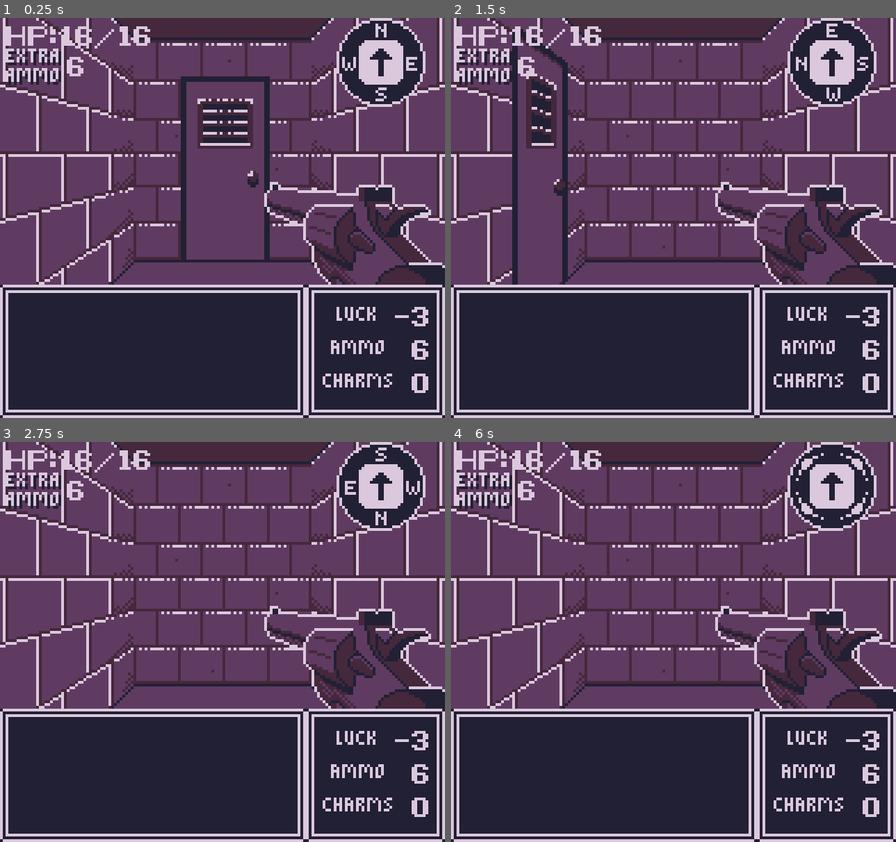
Above: before the commit, frames 1-4 (two rows, left to right).
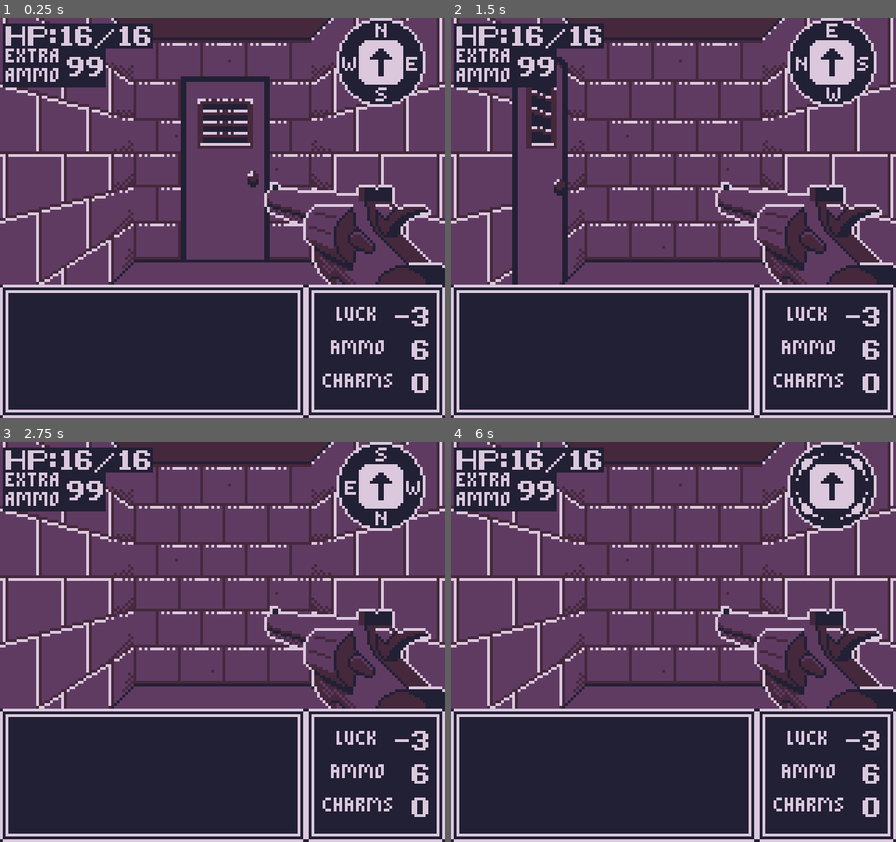
Above: after the commit, the same moments.

Repository: GartTheSkeleton/GameboyDungeon
Game: Godot game, scene res://src/Game/gameworld.tscn
The game is run twice, just before and just after one commit, with the same random seed, the same clock (stepped at 60 frames per second) and the same inputs.
Inputs:
- Up to frame 1 (0.25 s): no input
- Up to frame 2 (1.5 s): tap Enter at 0.5 s; hold Right (Right) 0.53-1.28 s; tap X (B) at 0.6 s; tap Space at 1.25 s; hold Down (Down) from 1.28 s (still down); tap Z (A) at 1.35 s
- Up to frame 3 (2.75 s): tap X (B) at 1.55, 2.1 s; tap Enter at 2 s; release Down (Down) at 2.03 s; hold Right (Right) from 2.03 s (still down)
- Up to frame 4 (6 s): tap Space at 2.75, 4.25 s; release Right (Right) at 2.78 s; hold Up (Up) 2.78-3.53 s; tap X (B) at 2.85, 3.8, 4.35, 5.1 s; tap Enter at 3.5 s; hold Left (Left) 3.53-5.03 s; tap Z (A) at 3.6, 5.85 s; hold Down (Down) 5.03-5.78 s; hold Right (Right) from 5.78 s (still down)

The runs differ from the first frame. In frame 1, 2.8% of the frame differs, in the area x 0-35%, y 1-18%; in frame 2, 2.5%; in frame 3, 2.8%; in frame 4, 2.8%.

Commit message:
more rooms

Diff:
--- a/src/Assets/Definitions/Components/fighter_component_definition.gd
+++ b/src/Assets/Definitions/Components/fighter_component_definition.gd
@@ -7,7 +7,7 @@
 @export var power: int
 @export var luck: int
 @export var ammo: int
-@export var stored_ammo = 0
+@export var stored_ammo: int
 @export var charms: int
 
 @export_category("Visuals")
--- a/src/Assets/Definitions/Entities/Actors/entity_definition_player.tres
+++ b/src/Assets/Definitions/Entities/Actors/entity_definition_player.tres
@@ -9,7 +9,7 @@
 power = 4
 luck = -3
 ammo = 6
-stored_ammo = 6
+stored_ammo = 99
 charms = 0
 metadata/_custom_type_script = "uid://n8b0mqkp6t6i"
 
--- a/src/Game/gameworld.tscn
+++ b/src/Game/gameworld.tscn
@@ -551,6 +551,14 @@
 itemType = 1
 leverTarget = Vector2i(-1, -10)
 
+[node name="3-14" parent="VBoxContainer/SubViewportContainer/SubViewport/Gameworld/Map" instance=ExtResource("2_5ixr1")]
+gridPosition = Vector2i(3, -14)
+northPanelType = 2
+eastPanelType = 1
+southPanelType = 2
+itemType = 1
+leverTarget = Vector2i(-1, -10)
+
 [node name="1-14" parent="VBoxContainer/SubViewportContainer/SubViewport/Gameworld/Map" instance=ExtResource("2_5ixr1")]
 gridPosition = Vector2i(1, -14)
 northPanelType = 2
@@ -565,10 +573,9 @@
 gridPosition = Vector2i(0, -14)
 northPanelType = 2
 eastPanelType = 1
-southPanelType = 1
-westPanelType = 1
-itemType = 1
-hasEnemy = true
+southPanelType = 2
+westPanelType = 2
+hasChest = true
 leverTarget = Vector2i(-1, -10)
 
 [node name="1-8" parent="VBoxContainer/SubViewportContainer/SubViewport/Gameworld/Map" instance=ExtResource("2_5ixr1")]
@@ -855,6 +862,24 @@
 text = "0"
 label_settings = ExtResource("15_j816e")
 
+[node name="ColorRect" type="ColorRect" parent="VBoxContainer/SubViewportContainer/SubViewport/Gameworld/Camera2D/Compass/Control"]
+z_index = -1
+layout_mode = 0
+offset_left = 1.0
+offset_top = 4.0
+offset_right = 55.0
+offset_bottom = 13.0
+color = Color(0.133333, 0.12549, 0.203922, 1)
+
+[node name="ColorRect2" type="ColorRect" parent="VBoxContainer/SubViewportContainer/SubViewport/Gameworld/Camera2D/Compass/Control"]
+z_index = -1
+layout_mode = 0
+offset_left = 1.0
+offset_top = 4.0
+offset_right = 38.0
+offset_bottom = 27.0
+color = Color(0.133333, 0.12549, 0.203922, 1)
+
 [node name="Sprite2D" type="Sprite2D" parent="VBoxContainer/SubViewportContainer/SubViewport/Gameworld/Camera2D/Compass"]
 position = Vector2(-124, 2)
 texture = ExtResource("11_1s8sg")
Not shown: 1 places in src/Assets/Definitions/Entities/Actors/entity_definition_abomination.tres that only renumber resources
Not shown: 1 places in src/Assets/Definitions/Entities/Actors/entity_definition_cyclops.tres that only renumber resources
Not shown: 1 places in src/Assets/Definitions/Entities/Actors/entity_definition_mimic.tres that only renumber resources
Not shown: 1 places in src/Assets/Definitions/Entities/Actors/entity_definition_skeleton.tres that only renumber resources
Not shown: 1 places in src/Assets/Definitions/Entities/Actors/entity_definition_slime.tres that only renumber resources
Not shown: 1 places in src/Assets/Definitions/Entities/Items/entity_definition_ammo.tres that only renumber resources
Not shown: 1 places in src/Assets/Definitions/Entities/Items/entity_definition_charm.tres that only renumber resources
Not shown: 1 places in src/Assets/Definitions/Entities/Items/entity_definition_chest.tres that only renumber resources
Not shown: 1 places in src/Assets/Definitions/Entities/Items/entity_definition_key.tres that only renumber resources
Not shown: 1 places in src/Assets/Definitions/Entities/Items/entity_definition_knife.tres that only renumber resources
Not shown: 1 places in src/Assets/Definitions/Panels/center_door_panel_definition.tres that only renumber resources
Not shown: 1 places in src/Assets/Definitions/Panels/center_hallway_panel_definition.tres that only renumber resources
(and 12 more such lines)
